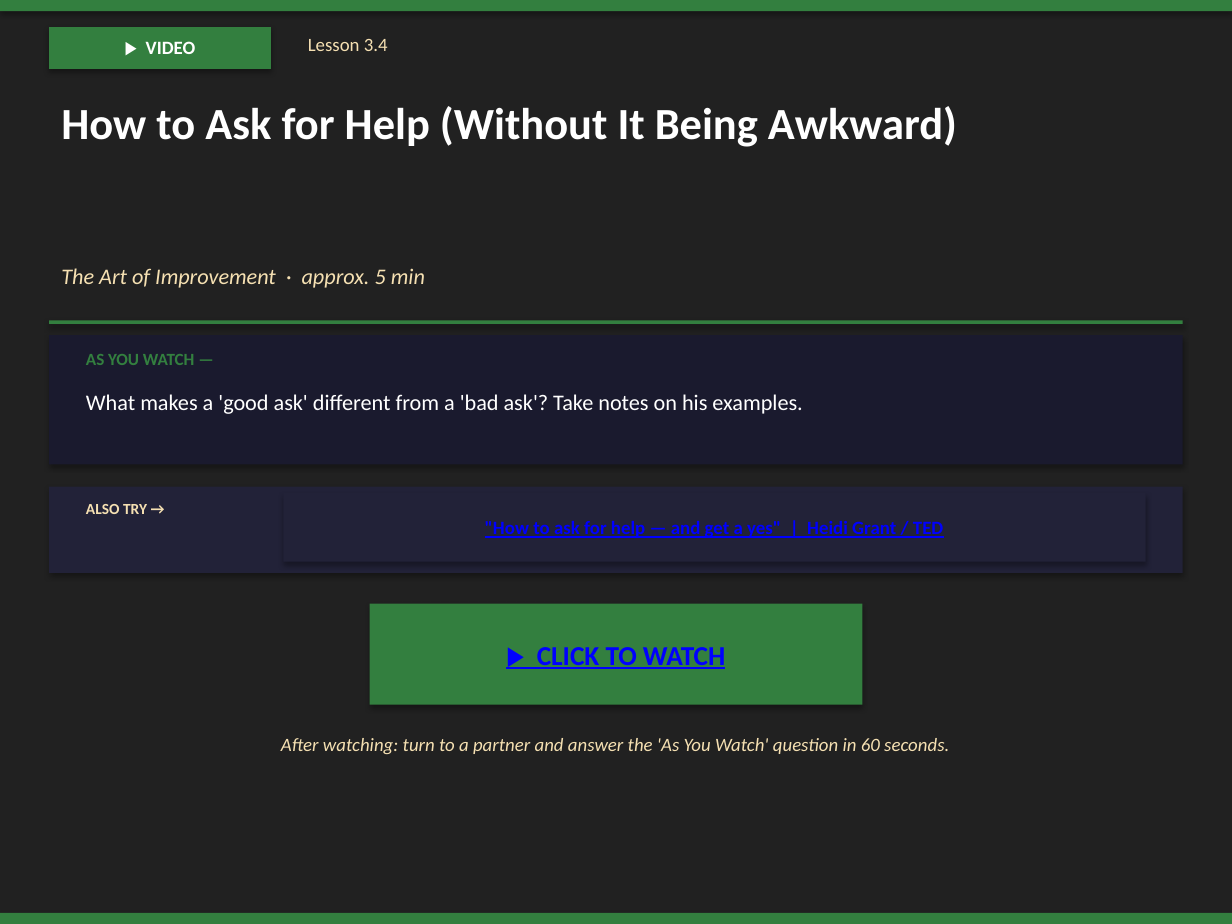
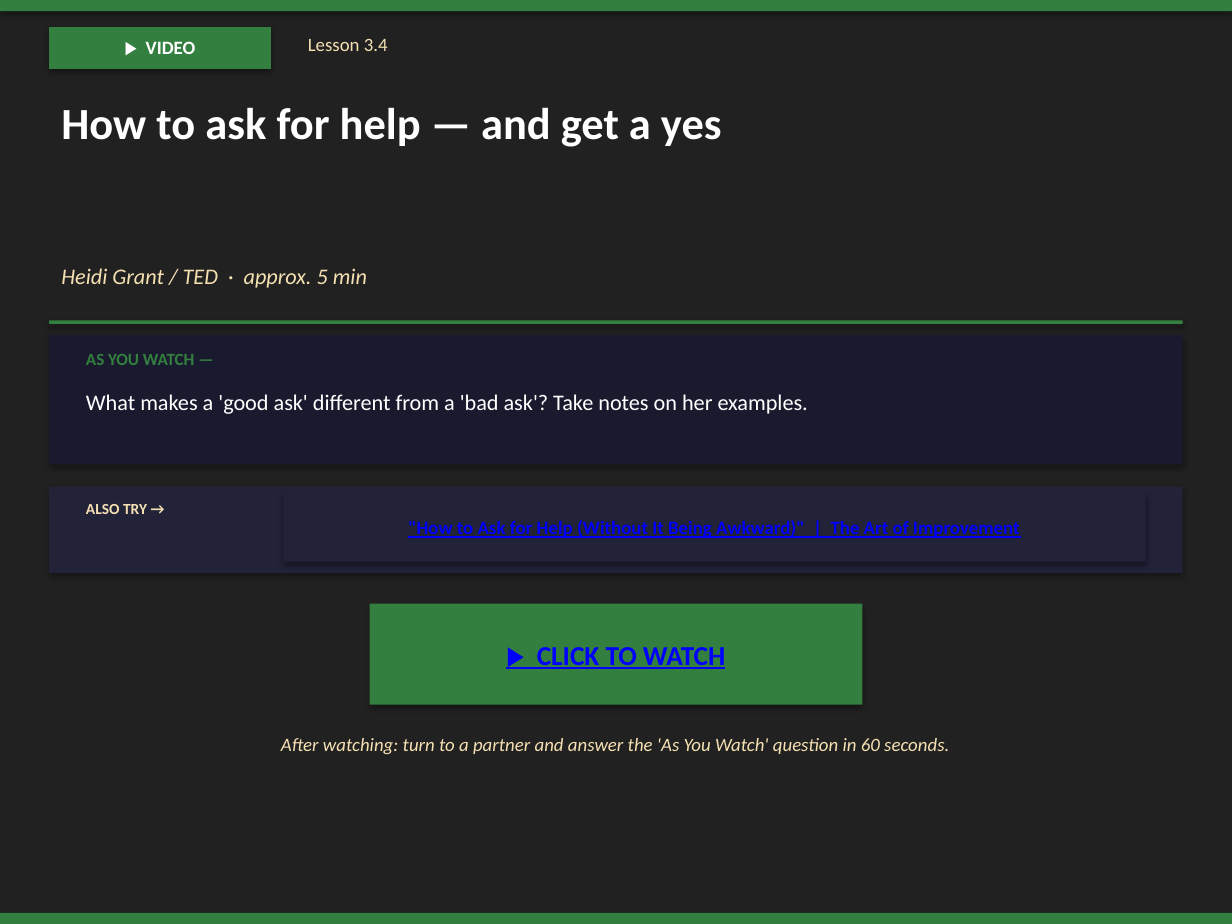
Before and after one commit to milesclawson/test-repo, a slide deck: slide 166 of downloads/warrior_prep_teacher_slides.pptx. Drawn at 1232x924 pixels with LibreOffice and Linux fonts; fonts in the diff are those of the drawing. Boxes give left, top, right and bottom in pixels: in the first picture for what was removed or moved away, otherwise in the second. Text is boxed around its words. In the diff, an @@ line names an element or a change of style, - is before the commit and + after.

```diff
--- a/downloads/warrior_prep_teacher_slides.pptx
+++ b/downloads/warrior_prep_teacher_slides.pptx
@@ text at bbox=[61, 107, 722, 147]: text changed @@
-How to Ask for Help (Without It Being Awkward)
+How to ask for help — and get a yes
@@ text at bbox=[61, 268, 367, 288]: text changed @@
-The Art of Improvement · approx. 5 min
+Heidi Grant / TED · approx. 5 min
@@ text at bbox=[86, 394, 808, 414]: text changed @@
-What makes a 'good ask' different from a 'bad ask'? Take notes on his examples.
+What makes a 'good ask' different from a 'bad ask'? Take notes on her examples.
@@ text in rectangle at bbox=[408, 520, 1020, 538]: text changed @@
-"How to ask for help — and get a yes" | Heidi Grant / TED
+"How to Ask for Help (Without It Being Awkward)" | The Art of Improvement
```
Also in this commit, not shown: 10 other slides changed, 1 other file.
